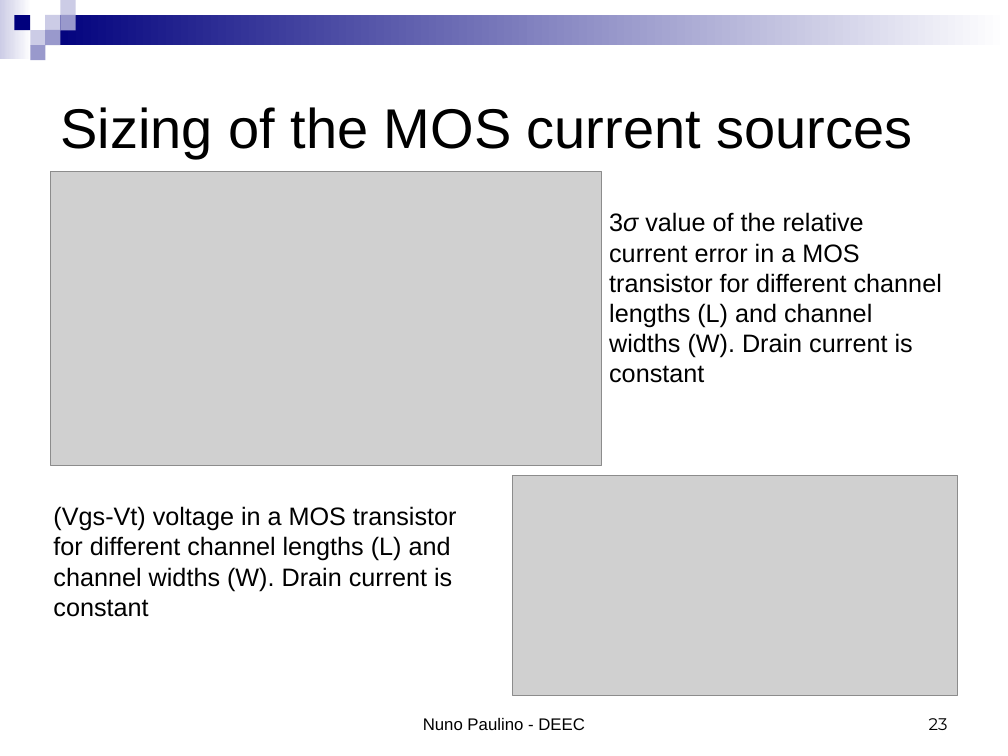
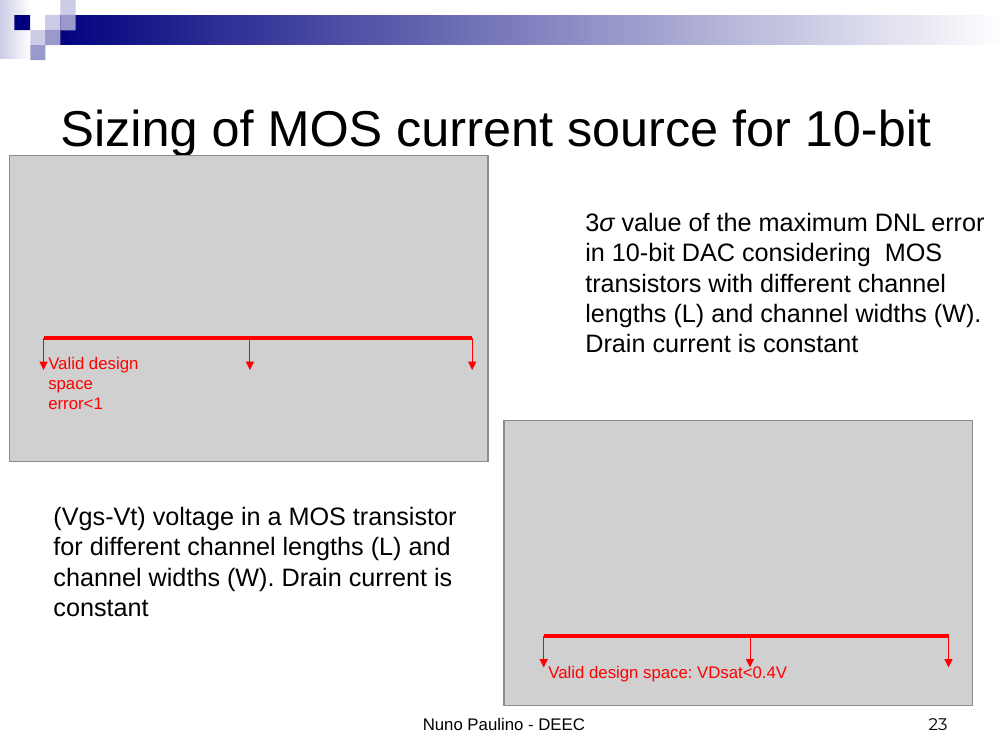
Before and after one commit to das-dias/signal-converters-notebooks, a slide deck: slide 23 of docs/Conversores_Sinal_B_2023.ppsx. Drawn at 1008x756 pixels with LibreOffice and Linux fonts; fonts in the diff are those of the drawing; grey boxes stand for pictures. Boxes give left, top, right and bottom in pixels: in the first picture for what was removed or moved away, otherwise in the second. Text is boxed around its words. In the diff, an @@ line names an element or a change of style, - is before the commit and + after.

```diff
--- a/docs/Conversores_Sinal_B_2023.ppsx
+++ b/docs/Conversores_Sinal_B_2023.ppsx
@@ title at (60, 109, 931, 156): text changed; size 40 to 36 pt @@
-Sizing of the MOS current sources
+Sizing of MOS current source for 10-bit
@@ picture: place and size @@
-picture at (50, 171, 602, 465)
+picture at (9, 156, 488, 462)
@@ text at (585, 212, 984, 353): text changed @@
-3σ value of the relative current error in a MOS transistor for different channel lengths (L) and channel widths (W). Drain current is constant
+3σ value of the maximum DNL error in 10-bit DAC considering MOS transistors with different channel lengths (L) and channel widths (W). Drain current is constant
@@ line added from (43, 339) to (473, 339), #FF0000 3 pt @@
@@ arrow added from (43, 339) to (43, 370), #FF0000 0.75 pt @@
@@ text added at (48, 357, 138, 409), 12 pt, text #FF0000 @@
+Valid design space error<1
@@ arrow added from (250, 339) to (250, 370), #FF0000 0.75 pt @@
@@ arrow added from (473, 339) to (473, 370), #FF0000 0.75 pt @@
@@ picture: place and size @@
-picture at (512, 476, 958, 696)
+picture at (504, 421, 973, 706)
@@ line added from (543, 636) to (949, 636), #FF0000 3 pt @@
@@ arrow added from (543, 636) to (543, 667), #FF0000 0.75 pt @@
@@ arrow added from (750, 636) to (750, 667), #FF0000 0.75 pt @@
@@ arrow added from (949, 636) to (949, 667), #FF0000 0.75 pt @@
@@ text added at (548, 665, 787, 682), 12 pt, text #FF0000 @@
+Valid design space: VDsat<0.4V
```
Also in this commit, not shown: 2 other slides changed, 9 other files.
